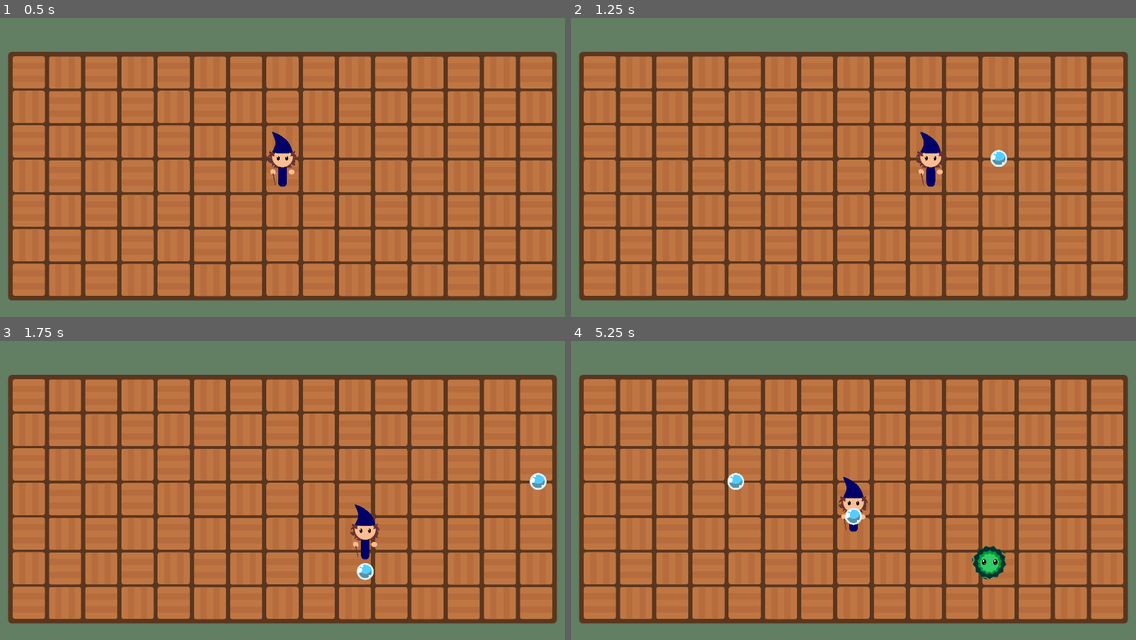
Above: before the commit, frames 1-4 (two rows, left to right).
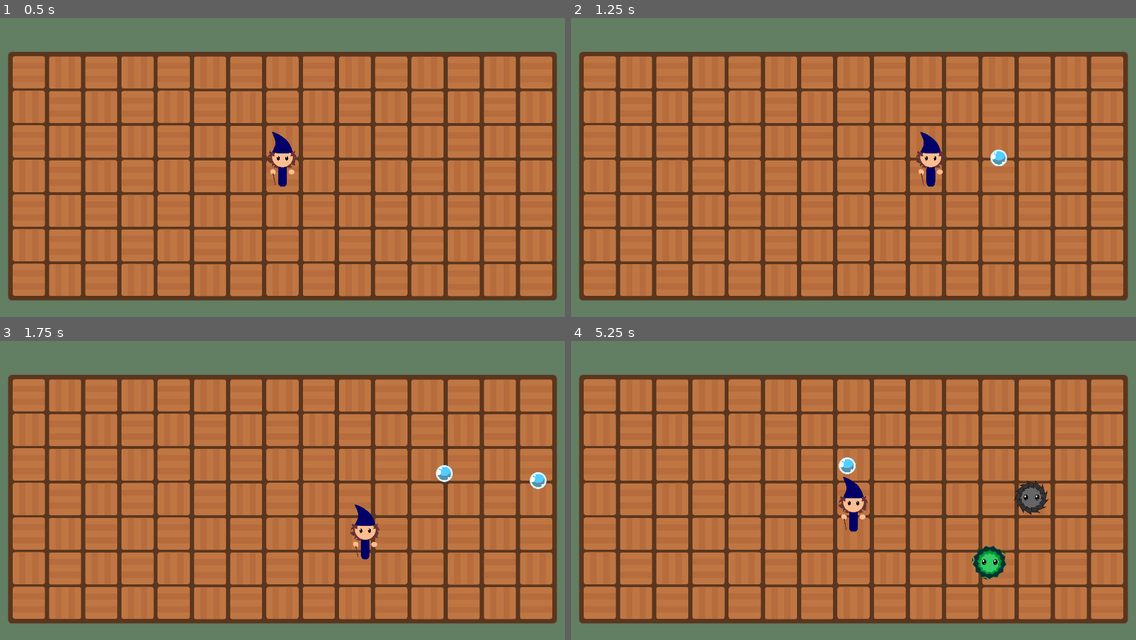
Above: after the commit, the same moments.

Repository: Fr33yr/GGJ-2025-Bolle
Game: Godot game, scene res://scenes/main.tscn
Two runs of this game, one before a commit and one after it. Both use one fixed random seed, a clock stepped at 60 frames per second and the inputs below.
Inputs (mouse positions are in pixels of both pictures, inside the frame that each line leads up to):
- Up to frame 1 (0.5 s): no input
- Up to frame 2 (1.25 s): tap Enter at 0.5 s; move the mouse to (977, 143) at 0.52 s; hold Right (move_right) from 0.53 s (still down); click (977, 143) at 0.6 s
- Up to frame 3 (1.75 s): move the mouse to (169, 496) at 1.27 s; release Right (move_right) at 1.28 s; hold Down (move_down) from 1.28 s (still down); click (169, 496) at 1.35 s
- Up to frame 4 (5.25 s): move the mouse to (910, 412) at 2.02 s; release Down (move_down) at 2.03 s; hold Right (move_right) 2.03-2.78 s; click (910, 412) at 2.1 s; move the mouse to (825, 544) at 2.77 s; hold Up (move_up) 2.78-3.53 s; click (825, 544) at 2.85 s; move the mouse to (1023, 529) at 3.52 s; hold Left (move_left) 3.53-5.03 s; click (1023, 529) at 3.6 s; move the mouse to (684, 433) at 4.27 s; click (684, 433) at 4.35 s; move the mouse to (881, 481) at 5.02 s; hold Down (move_down) from 5.03 s (still down); click (881, 481) at 5.1 s

Frame 1 is identical in both runs. In frame 2, less than 0.1% of the frame differs, in the area x 74-78%, y 43-50%; in frame 3, 0.3%; in frame 4, 0.9%, in the area x 27-85%, y 38-62%.

Commit message:
player aim with mouse and joystick independant of player movement

Diff:
--- a/project.godot
+++ b/project.godot
@@ -59,8 +59,28 @@
 }
 fire={
 "deadzone": 0.5,
-"events": [Object(InputEventJoypadButton,"resource_local_to_scene":false,"resource_name":"","device":-1,"button_index":0,"pressure":0.0,"pressed":true,"script":null)
+"events": [Object(InputEventJoypadButton,"resource_local_to_scene":false,"resource_name":"","device":-1,"button_index":10,"pressure":0.0,"pressed":true,"script":null)
 , Object(InputEventMouseButton,"resource_local_to_scene":false,"resource_name":"","device":-1,"window_id":0,"alt_presse …(248 unchanged characters)…
+]
+}
+aim_up={
+"deadzone": 0.5,
+"events": [Object(InputEventJoypadMotion,"resource_local_to_scene":false,"resource_name":"","device":-1,"axis":3,"axis_value":-1.0,"script":null)
+]
+}
+aim_down={
+"deadzone": 0.5,
+"events": [Object(InputEventJoypadMotion,"resource_local_to_scene":false,"resource_name":"","device":-1,"axis":3,"axis_value":1.0,"script":null)
+]
+}
+aim_left={
+"deadzone": 0.5,
+"events": [Object(InputEventJoypadMotion,"resource_local_to_scene":false,"resource_name":"","device":-1,"axis":2,"axis_value":-1.0,"script":null)
+]
+}
+aim_right={
+"deadzone": 0.5,
+"events": [Object(InputEventJoypadMotion,"resource_local_to_scene":false,"resource_name":"","device":-1,"axis":2,"axis_value":1.0,"script":null)
 ]
 }
 
--- a/scripts/player.gd
+++ b/scripts/player.gd
@@ -15,16 +15,18 @@
 @export var move_speed : float = 750
 @export var friction : float = 1000
 var character_direction : Vector2
-var aim_direction = Vector2(-1,0)
+var aim_direction : Vector2
+var bubble_scene = preload("res://scenes/bubble_blue.tscn")
 
-var bubble_scene = preload("res://scenes/bubble_blue.tscn")
+var joystick_connected = false
 
 # Initializes the HPSystem.
 func _ready() -> void:
+	check_connected_joypad()
 	hp_system.init(hp_max)
 	#TODO: HP Bar.
+	hp_system.died.connect(on_Died)
 
-	hp_system.died.connect(on_Died)
 
 # Calls to HPSystem to apply damage.
 func apply_damage(damage: int):
@@ -61,12 +63,30 @@
 
 	if character_direction != Vector2.ZERO:
 		velocity = character_direction.normalized() * move_speed
-		aim_direction = character_direction
 	else:
 		velocity = velocity.move_toward(Vector2.ZERO, friction * delta) * Vector2.ZERO
-
+	update_muzzle_direction()
 	move_and_slide()
 
+func update_muzzle_direction():
+	if joystick_connected: #Use Joypad Input
+		var aim_input = Vector2(Input.get_axis("aim_left", "aim_right"),
+	 	Input.get_axis("aim_up", "aim_down"))
+		aim_direction = aim_input
+		if aim_input.length() > 0.1: #Dead zone check
+			$Muzzle.rotation = aim_input.angle()
+			aim_direction = aim_input
+	else:
+		var global_mouse_position = get_global_mouse_position()
+		var local_mouse_position = muzzle.to_local(global_mouse_position)
+		$Muzzle.rotation = local_mouse_position.angle()
+		aim_direction = local_mouse_position.normalized()
+
 func shoot():
+	if aim_direction == Vector2.ZERO: return
 	bubble_shot.emit(bubble_scene, muzzle.global_position)
 	audio_player.play()
+
+func check_connected_joypad():
+	if Input.get_connected_joypads().size() > 0:
+		joystick_connected = true
